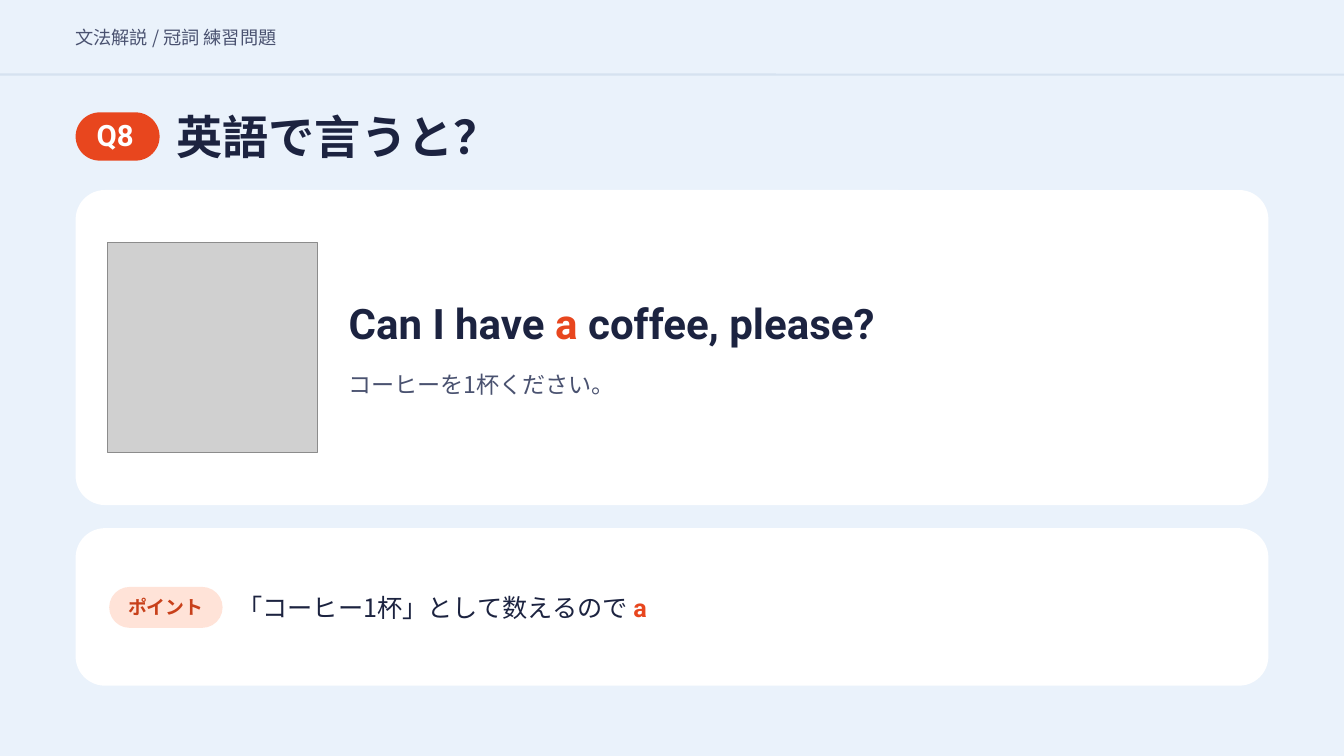
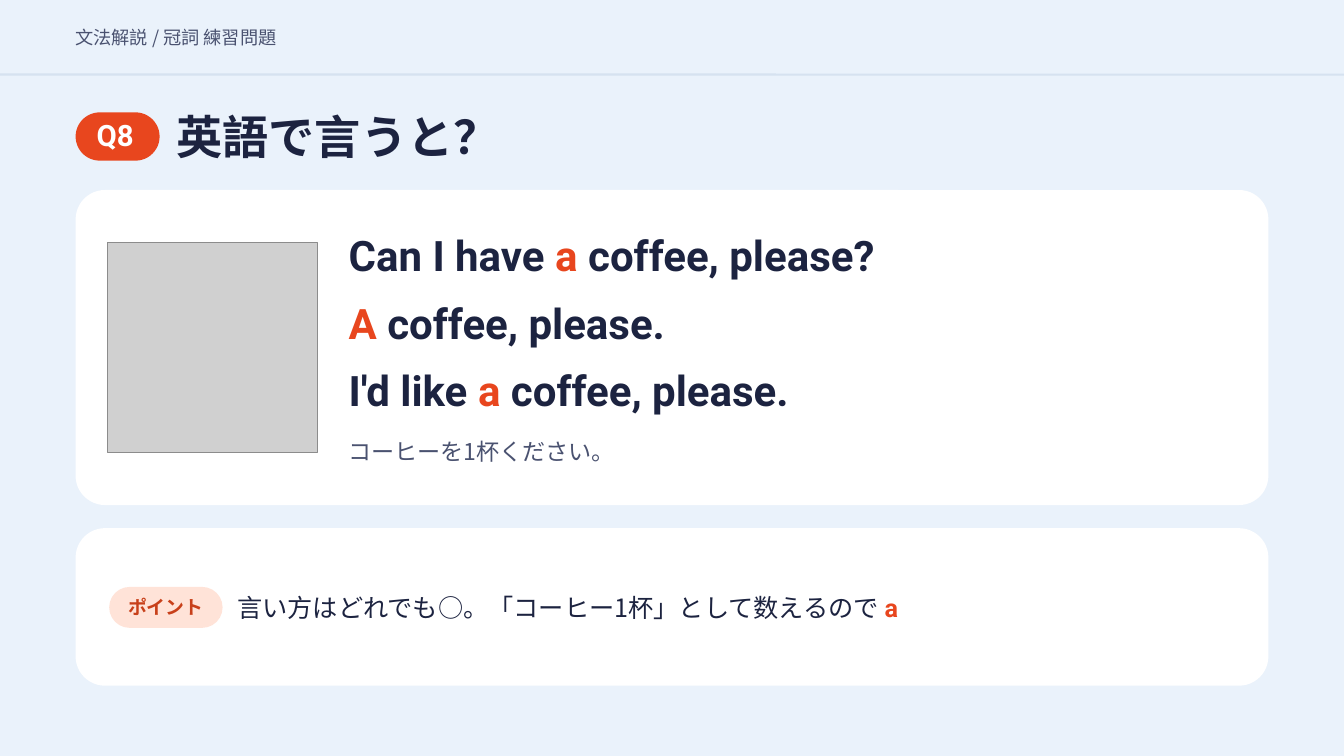
Before and after one commit to hinakajisaki-dev/hina-english, a slide deck: slide 20 of matome/articles-4/articles-4-slides.pptx. Drawn at 1344x756 pixels with LibreOffice and Linux fonts; fonts in the diff are those of the drawing; grey boxes stand for pictures. Boxes give left, top, right and bottom in pixels: in the first picture for what was removed or moved away, otherwise in the second. Text is boxed around its words. In the diff, an @@ line names an element or a change of style, - is before the commit and + after.

```diff
--- a/matome/articles-4/articles-4-slides.pptx
+++ b/matome/articles-4/articles-4-slides.pptx
@@ text "Can I have a coffee, ..." moved from (x1=349, y1=307, x2=874, y2=348) to (x1=349, y1=239, x2=874, y2=280) @@
@@ text added at (x1=349, y1=307, x2=665, y2=348), 30 pt, text #1C2340, bold @@
+A coffee, please.
@@ text added at (x1=349, y1=374, x2=788, y2=415), 30 pt, text #1C2340, bold @@
+I'd like a coffee, please.
@@ text "コーヒーを1杯ください。" moved from (x1=349, y1=373, x2=615, y2=395) to (x1=349, y1=440, x2=615, y2=462) @@
@@ text at (x1=237, y1=595, x2=899, y2=619): text changed @@
-「コーヒー1杯」として数えるので a
+言い方はどれでも○。「コーヒー1杯」として数えるので a
```
Also in this commit, not shown: 1 other slide changed, 2 other files.
